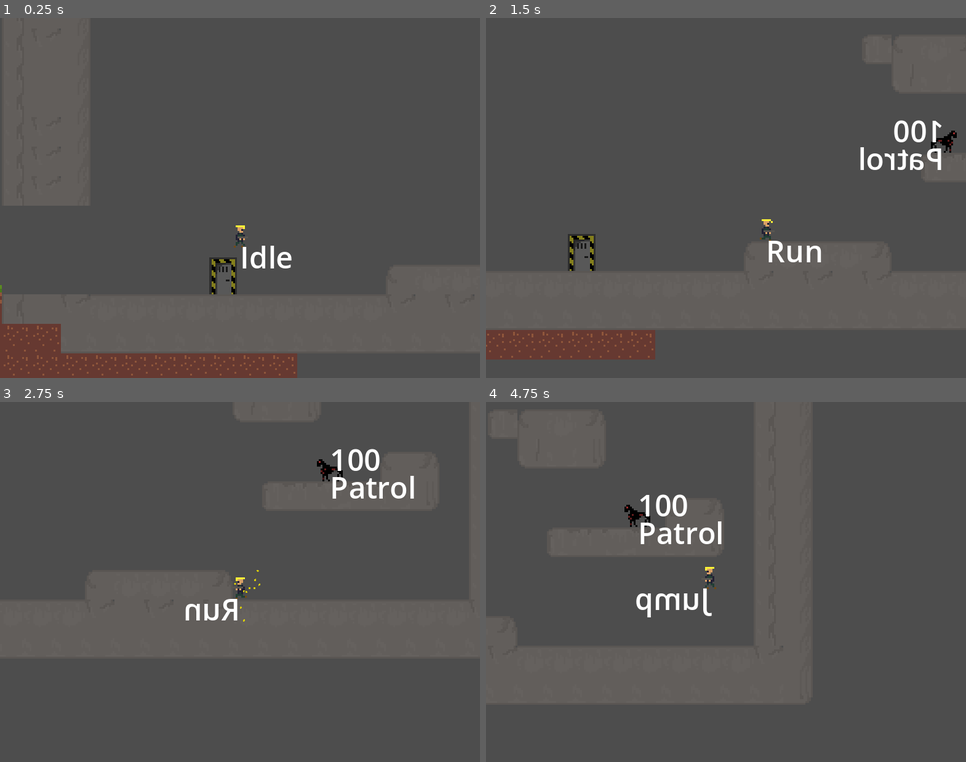
Above: before the commit, frames 1-4 (two rows, left to right).
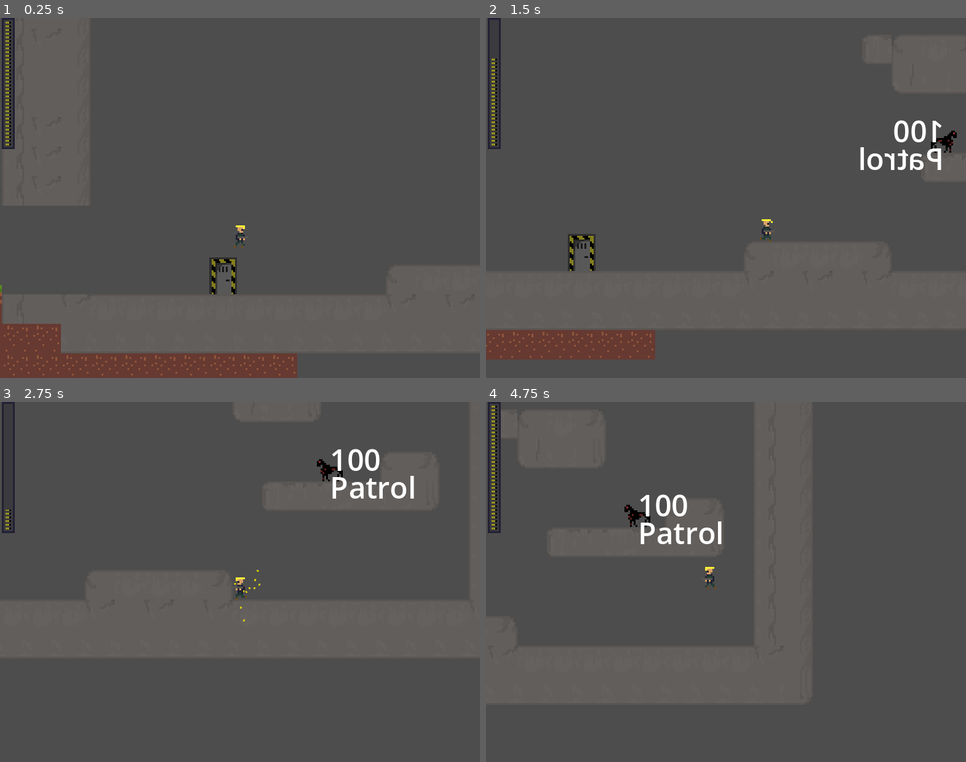
Above: after the commit, the same moments.

Repository: raczynskid/PixelSoldier
Game: Godot game, scene res://scenes/App.tscn
Same seed, same stepped clock (60 frames per second), same inputs: the game is played once before the commit and once after it.
Inputs:
- Up to frame 1 (0.25 s): no input
- Up to frame 2 (1.5 s): hold Ctrl (shoot) 0.53-1.28 s; hold Right (ui_right) from 0.53 s (still down); tap Space (jump) at 0.77 s; tap Ctrl (shoot) at 1.35 s
- Up to frame 3 (2.75 s): tap Space (jump) at 1.52 s; release Right (ui_right) at 2.03 s; hold Left (ui_left) from 2.03 s (still down); hold Ctrl (shoot) from 2.03 s (still down)
- Up to frame 4 (4.75 s): release Left (ui_left) at 2.78 s; release Ctrl (shoot) at 2.78 s; hold Right (ui_right) 2.78-4.28 s; tap Ctrl (shoot) at 2.85, 4.35 s; tap Space (jump) at 3.02, 3.77, 4.52 s; hold Ctrl (shoot) 3.53-4.28 s; hold Left (ui_left) from 4.28 s (still down)

The runs differ from the first frame. In frame 1, 1.3% of the frame differs, in the area x 0-61%, y 0-70%; in frame 2, 0.7%; in frame 3, 0.6%; in frame 4, 1.0%.

Commit message:
reloading mechanic and ammo bar indicator

Diff:
--- a/scenes/App.tscn
+++ b/scenes/App.tscn
@@ -1,7 +1,8 @@
-[gd_scene load_steps=3 format=3 uid="uid://cdii6gi105y4p"]
+[gd_scene load_steps=4 format=3 uid="uid://cdii6gi105y4p"]
 
 [ext_resource type="Script" path="res://scripts/App.gd" id="1_dpgjr"]
 [ext_resource type="PackedScene" uid="uid://digieibrt24qo" path="res://scenes/Player.tscn" id="1_oyy80"]
+[ext_resource type="PackedScene" uid="uid://dqpqhuwb4vckm" path="res://scenes/UI.tscn" id="3_kb1r8"]
 
 [node name="App" type="Node2D"]
 script = ExtResource("1_dpgjr")
@@ -14,4 +15,10 @@
 [node name="Camera2D" type="Camera2D" parent="Player"]
 position_smoothing_enabled = true
 
+[node name="CanvasLayer" type="CanvasLayer" parent="Player/Camera2D"]
+
+[node name="UI" parent="Player/Camera2D/CanvasLayer" instance=ExtResource("3_kb1r8")]
+offset_left = 1.0
+offset_right = 1.0
+
 [node name="Map" type="Node" parent="."]
--- a/scenes/Player.tscn
+++ b/scenes/Player.tscn
@@ -315,6 +315,7 @@
 animation_name = "Roll"
 
 [node name="Debug" type="Label" parent="."]
+visible = false
 offset_right = 40.0
 offset_bottom = 23.0
 
@@ -328,4 +329,8 @@
 collision_mask = 3
 collide_with_areas = true
 
+[node name="ReloadTimer" type="Timer" parent="."]
+one_shot = true
+
 [connection signal="animation_finished" from="AnimatedSprite2D" to="StateMachine/Roll" method="_on_animated_sprite_2d_animation_finished"]
+[connection signal="timeout" from="ReloadTimer" to="StateMachine/Shoot" method="_on_reload_timer_timeout"]
--- /dev/null
+++ b/scenes/UI.tscn
@@ -0,0 +1,22 @@
+[gd_scene load_steps=4 format=3 uid="uid://dqpqhuwb4vckm"]
+
+[ext_resource type="Script" path="res://scripts/UI.gd" id="1_juvvd"]
+[ext_resource type="Texture2D" uid="uid://j20gdoloe4mo" path="res://assets/ammobar_background.png" id="1_tyj2h"]
+[ext_resource type="Texture2D" uid="uid://jhcpsg7m7yds" path="res://assets/ammobar_foreground.png" id="2_5h7ji"]
+
+[node name="UI" type="Control"]
+layout_mode = 3
+anchors_preset = 15
+anchor_right = 1.0
+anchor_bottom = 1.0
+grow_horizontal = 2
+grow_vertical = 2
+script = ExtResource("1_juvvd")
+
+[node name="TextureProgressBar" type="TextureProgressBar" parent="."]
+layout_mode = 0
+offset_right = 40.0
+offset_bottom = 40.0
+fill_mode = 3
+texture_under = ExtResource("1_tyj2h")
+texture_progress = ExtResource("2_5h7ji")
--- a/scripts/App.gd
+++ b/scripts/App.gd
@@ -14,7 +14,6 @@
 	var level_to_load = load(level).instantiate()
 	map.add_child(level_to_load)
 
-
 func swap_level(to_level : String) -> void:
 	for child in map.get_children():
 		child.queue_free()
--- a/scripts/Player.gd
+++ b/scripts/Player.gd
@@ -5,13 +5,18 @@
 var max_speed = 400
 @export
 var hp : int = 3
+@export
+var max_ammo = 50
+@onready
+var ammo = max_ammo
 @onready
 var animations = $AnimatedSprite2D
 @onready
 var state_machine = $StateMachine
 @onready
 var raycast_shoot = $RayCast2D
-
+@onready
+var reload_timer = $ReloadTimer
 
 var orientation = 0
 
@@ -32,7 +37,7 @@
 
 func _physics_process(delta: float) -> void:
 	debug.text = state_machine.current_state.get_name()
-	debug2.text = str(hp)
+	debug2.text = str(reload_timer.time_left)
 	state_machine.process_physics(delta)
 	velocity.y += gravity * delta
 	move_and_slide()
--- a/scripts/PlayerShoot.gd
+++ b/scripts/PlayerShoot.gd
@@ -1,15 +1,22 @@
 extends Node
 
 var parent
-
+@export
+var reload_timer = 1.0
 
 func shoot(called_from_node : String):
-	parent.animations.play("Shoot" + called_from_node)
-	if parent.raycast_shoot.is_colliding():
-		spawn_particles()
-		var target = parent.raycast_shoot.get_collider().get_owner()
-		if target.is_in_group("Enemies"):
-			target.hp -= 1
+	if parent.ammo > 0:
+		parent.animations.play("Shoot" + called_from_node)
+		parent.ammo -= 1
+		if parent.raycast_shoot.is_colliding():
+			spawn_particles()
+			var target = parent.raycast_shoot.get_collider().get_owner()
+			if target.is_in_group("Enemies"):
+				target.hp -= 1
+	else:
+		if parent.reload_timer.time_left == 0:
+			parent.animations.play(called_from_node)
+			parent.reload_timer.start()
 
 func spawn_particles() -> void:
 	var collider = parent.raycast_shoot.get_collider()
@@ -19,3 +26,7 @@
 	var point = parent.raycast_shoot.get_collision_point()
 	spark_point.global_transform.origin = point
 	spark_point.get_node("GPUParticles2D").process_material.direction.x = -1 if point.x > parent.global_transform.origin.x else 1
+
+
+func _on_reload_timer_timeout():
+	parent.ammo = parent.max_ammo
--- /dev/null
+++ b/scripts/UI.gd
@@ -0,0 +1,13 @@
+extends Control
+
+@onready
+var player = get_tree().get_nodes_in_group("Player")[0]
+
+@onready
+var ammo_bar = $TextureProgressBar
+
+func _ready():
+	ammo_bar.max_value = player.max_ammo
+
+func _physics_process(delta):
+	ammo_bar.value = player.ammo
Binary file added: assets/RifleBullet.png
Not shown, added: assets/RifleBullet.png.import
Binary file added: assets/ammobar_background.png
Not shown, added: assets/ammobar_background.png.import
Binary file added: assets/ammobar_foreground.png
Not shown, added: assets/ammobar_foreground.png.import
